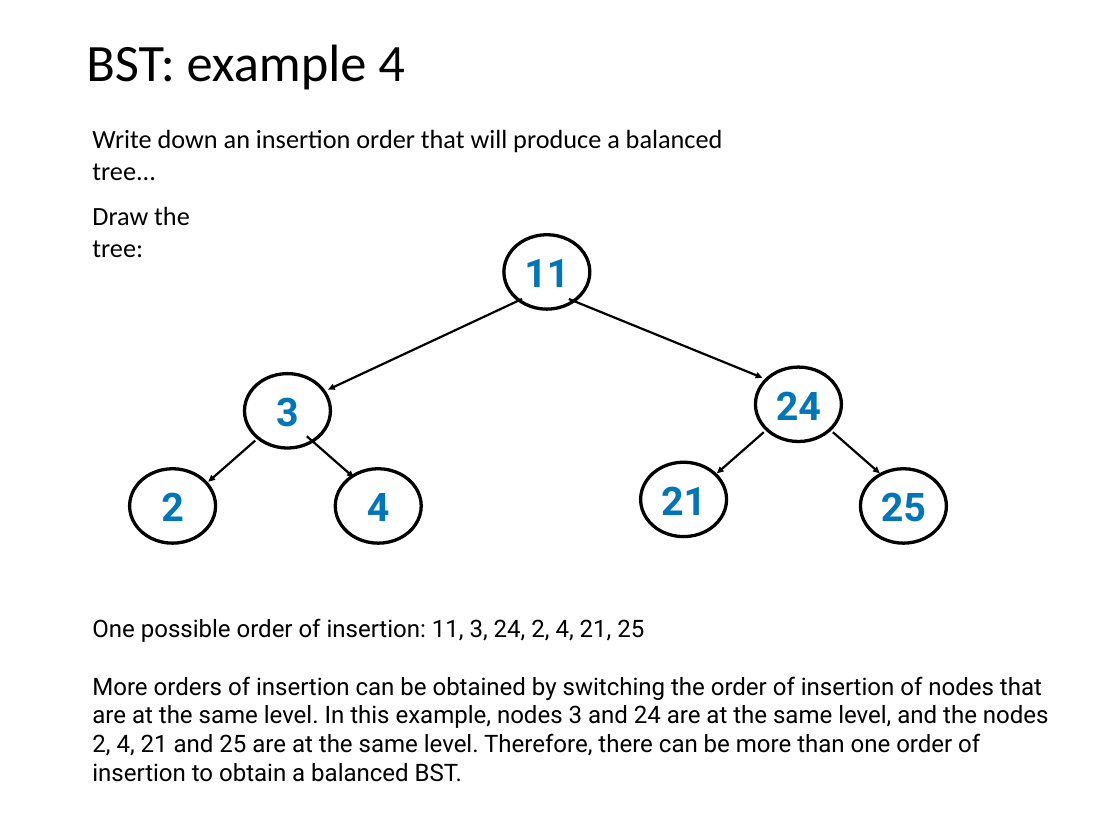
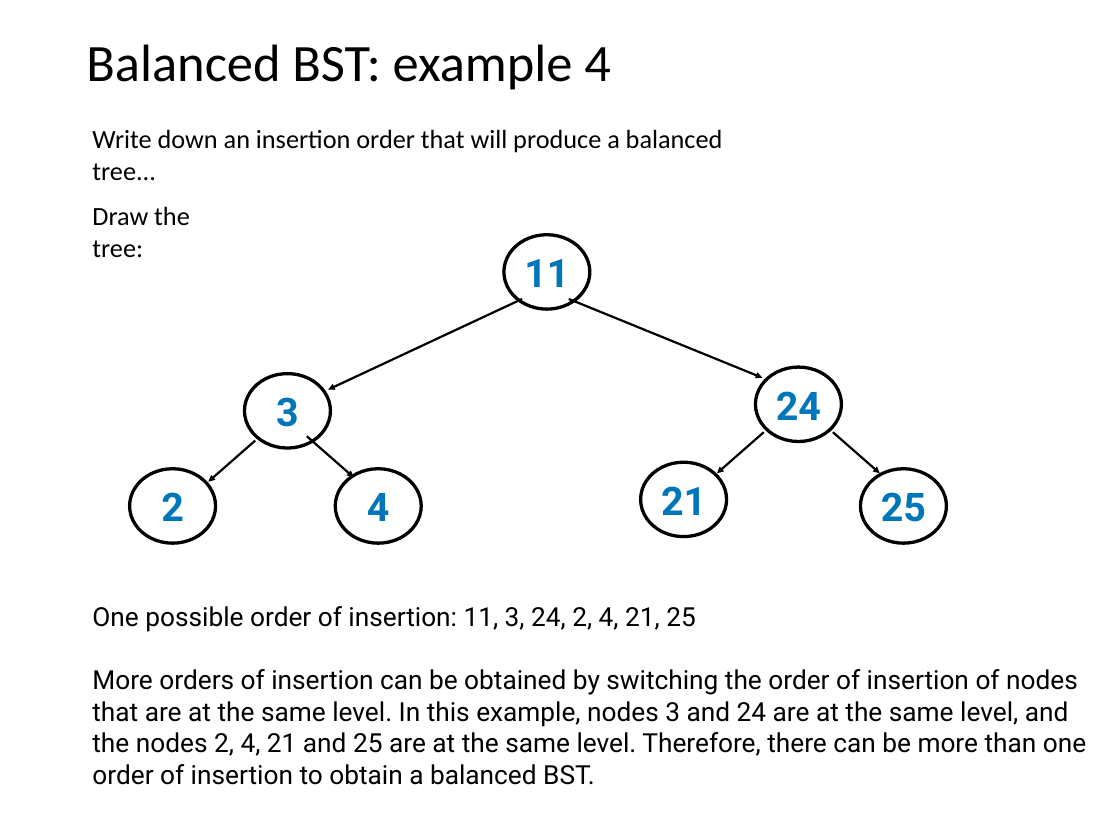
Before and after one commit to Jsus00G/CS-320-Projects-P, a slide deck: slide 32 of lecture-material/08-Trees/08-trees.pptx. Drawn at 1120x840 pixels with LibreOffice and Linux fonts; fonts in the diff are those of the drawing. Boxes give left, top, right and bottom in pixels: in the first picture for what was removed or moved away, otherwise in the second. Text is boxed around its words. In the diff, an @@ line names an element or a change of style, - is before the commit and + after.

```diff
--- a/lecture-material/08-Trees/08-trees.pptx
+++ b/lecture-material/08-Trees/08-trees.pptx
@@ title at bbox=[86, 44, 611, 90]: text changed @@
-BST: example 4
+Balanced BST: example 4
@@ text "One possible order of insertion: ...": place and size @@
-text "One possible order of insertion: ..." at bbox=[92, 618, 1049, 782]
+text "One possible order of insertion: ..." at bbox=[92, 606, 1086, 785]
@@ text "One possible order of insertion: ..." at bbox=[92, 606, 1086, 785]: size 22 to 24 pt @@
```
Also in this commit, not shown: 19 other slides changed, 2 other files.
